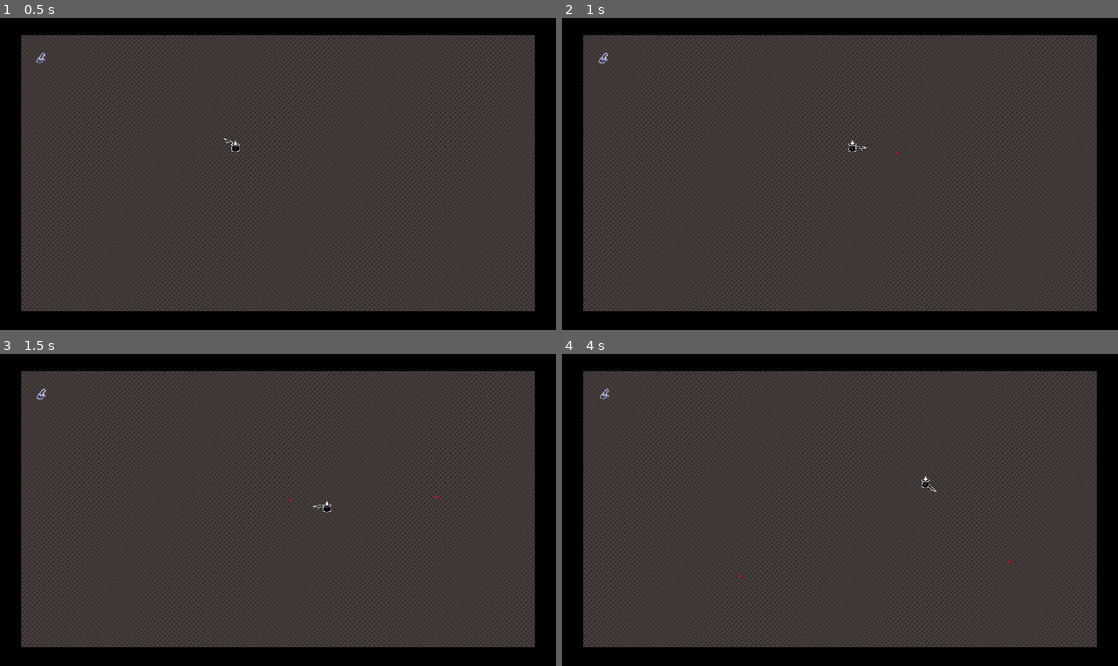
Above: before the commit, frames 1-4 (two rows, left to right).
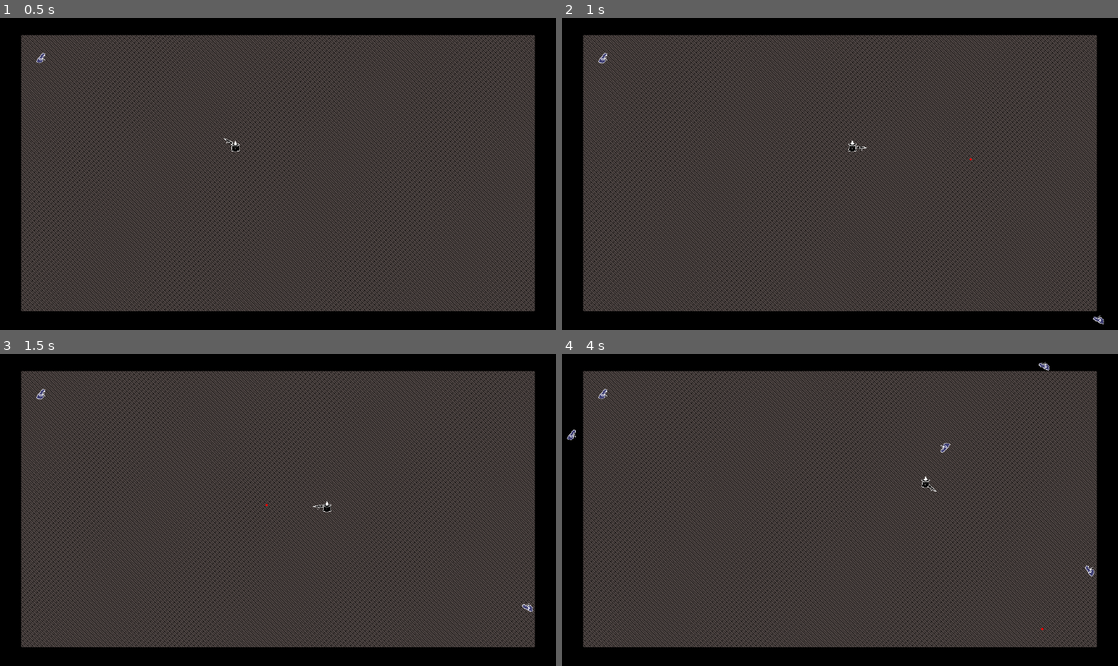
Above: after the commit, the same moments.

Repository: pablopenna/out-of-philosophers-stones
Game: Godot game, scene res://scenes/main.tscn
Same seed, same stepped clock (60 frames per second), same inputs: the game is played once before the commit and once after it.
Inputs (mouse positions are in pixels of both pictures, inside the frame that each line leads up to):
- Up to frame 1 (0.5 s): no input
- Up to frame 2 (1 s): tap Enter at 0.5 s; move the mouse to (962, 158) at 0.52 s; hold D (move_right) from 0.53 s (still down); click (962, 158) at 0.6 s
- Up to frame 3 (1.5 s): move the mouse to (166, 525) at 1.27 s; release D (move_right) at 1.28 s; hold S (move_down) from 1.28 s (still down); click (166, 525) at 1.35 s
- Up to frame 4 (4 s): move the mouse to (895, 441) at 2.02 s; release S (move_down) at 2.03 s; hold D (move_right) 2.03-2.78 s; click (895, 441) at 2.1 s; move the mouse to (812, 572) at 2.77 s; hold W (move_up) 2.78-3.53 s; click (812, 572) at 2.85 s; move the mouse to (1006, 556) at 3.52 s; hold A (move_left) from 3.53 s (still down); click (1006, 556) at 3.6 s

Frame 1 is identical in both runs. In frame 2, less than 0.1% of the frame differs, in the area x 6-98%, y 11-99%; in frame 3, less than 0.1%; in frame 4, 0.2%, in the area x 0-96%, y 2-89%.

Commit message:
Add enemy spawning

Diff:
--- a/scenes/enemy/enemy.tscn
+++ b/scenes/enemy/enemy.tscn
@@ -36,6 +36,7 @@
 
 [node name="Enemy" type="CharacterBody2D" node_paths=PackedStringArray("animation_player", "hp_manager")]
 collision_layer = 4
+collision_mask = 0
 motion_mode = 1
 wall_min_slide_angle = 0.0
 script = ExtResource("1_ia8fh")
--- a/scenes/enemy/states/idle.gd
+++ b/scenes/enemy/states/idle.gd
@@ -1,4 +1,4 @@
 extends State
 
 func process(delta: float) -> void:
-	managed_entity.velocity = Vector2.RIGHT
+	pass
--- a/scenes/gun/gun.tscn
+++ b/scenes/gun/gun.tscn
@@ -7,7 +7,8 @@
 [node name="Gun" type="Node2D" node_paths=PackedStringArray("projectile_shooter", "bullet_creation_point", "sprite")]
 script = ExtResource("1_u7sx3")
 projectile_shooter = NodePath("ProjectileShooter")
-bullet_speed = 500
+bullet_speed = 1000
+bullet_damage = 3
 bullet_creation_point = NodePath("BulletCreationPoint")
 sprite = NodePath("Sprite2D")
 
--- a/scenes/stage_barrier/barrier.tscn
+++ b/scenes/stage_barrier/barrier.tscn
@@ -1,6 +1,8 @@
-[gd_scene load_steps=6 format=3 uid="uid://dc7lx67er6l06"]
+[gd_scene load_steps=9 format=3 uid="uid://dc7lx67er6l06"]
 
 [ext_resource type="Texture2D" uid="uid://calm226i0h3bn" path="res://art/barrier.png" id="1_y2td7"]
+[ext_resource type="Script" path="res://scenes/stage_barrier/spawner.gd" id="2_d0q51"]
+[ext_resource type="PackedScene" uid="uid://ca6023cmew22i" path="res://scenes/enemy/enemy.tscn" id="3_e7iby"]
 
 [sub_resource type="RectangleShape2D" id="RectangleShape2D_phrsa"]
 size = Vector2(1366, 42)
@@ -13,6 +15,12 @@
 
 [sub_resource type="RectangleShape2D" id="RectangleShape2D_j74rb"]
 size = Vector2(52, 768)
+
+[sub_resource type="Curve2D" id="Curve2D_3f3hp"]
+_data = {
+"points": PackedVector2Array(0, 0, 0, 0, 24, 24, 0, 0, 0, 0, 1336, 24, 0, 0, 0, 0, 1336, 744, 0, 0, 0, 0, 24, 744, 0, 0, 0, 0, 24, 24)
+}
+point_count = 5
 
 [node name="Barrier" type="StaticBody2D"]
 collision_mask = 0
@@ -36,3 +44,18 @@
 [node name="Right" type="CollisionShape2D" parent="."]
 position = Vector2(1340, 384)
 shape = SubResource("RectangleShape2D_j74rb")
+
+[node name="Path2D" type="Path2D" parent="."]
+curve = SubResource("Curve2D_3f3hp")
+
+[node name="PathFollow2D" type="PathFollow2D" parent="Path2D"]
+position = Vector2(24, 24)
+
+[node name="Spawner" type="Node" parent="." node_paths=PackedStringArray("spawnLocation", "spawnTimer")]
+script = ExtResource("2_d0q51")
+enemyScene = ExtResource("3_e7iby")
+spawnLocation = NodePath("../Path2D/PathFollow2D")
+spawnTimer = NodePath("../SpawnTimer")
+
+[node name="SpawnTimer" type="Timer" parent="."]
+autostart = true
--- /dev/null
+++ b/scenes/stage_barrier/spawner.gd
@@ -0,0 +1,29 @@
+extends Node
+
+@export var enemyScene: PackedScene
+@export var spawnLocation: PathFollow2D
+@export var spawnTimer: Timer
+
+func _ready() -> void:
+	spawnTimer.timeout.connect(_spawn)
+
+func _spawn() -> void:
+	var enemy: Enemy = enemyScene.instantiate()
+
+	# Get random location in the path defined by the Path2D which is parent of PathFollow2D
+	spawnLocation.progress_ratio = randf()
+	enemy.position = spawnLocation.position
+
+
+	# Set enemy's direction perpendicular to the path direction.
+	var direction: float = spawnLocation.rotation + PI / 2
+	# Add some randomness to the direction.
+	direction += randf_range(-PI / 4, PI / 4)
+	enemy.rotation = direction
+
+
+	# Choose the velocity for the enemy.
+	var velocity = Vector2(randf_range(150.0, 250.0), 0.0)
+	enemy.velocity = velocity.rotated(direction)
+
+	add_child(enemy)
